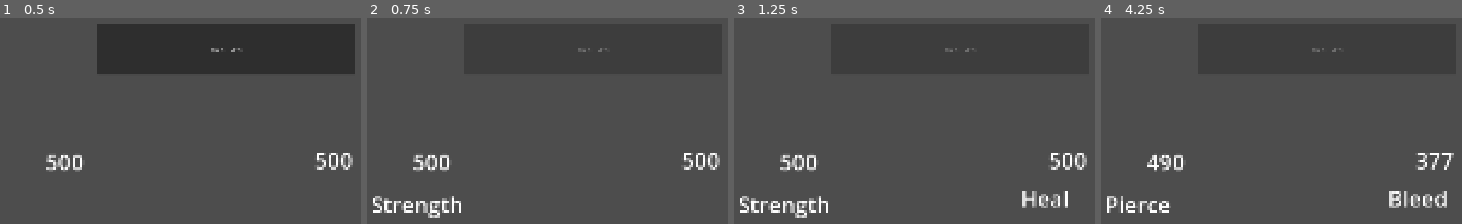
Above: before the commit, frames 1-4 (left to right).
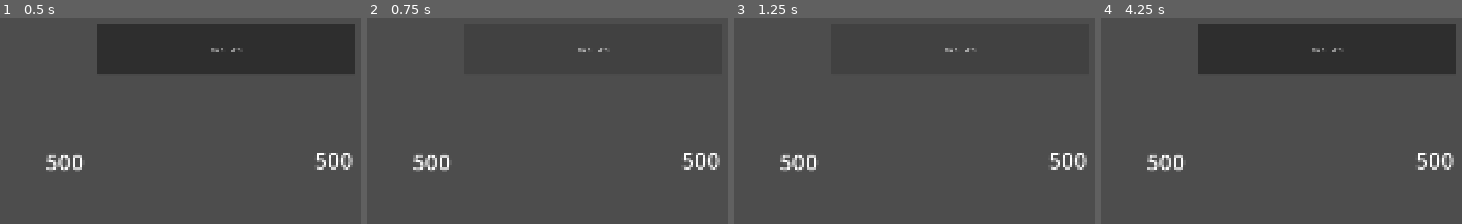
Above: after the commit, the same moments.

Repository: AztecGameLab/LongTermGame10
Game: Godot game, scene res://workspaces/artemis/artemis-main.tscn
The game is run twice, just before and just after one commit, with the same random seed, the same clock (stepped at 60 frames per second) and the same inputs. The project has no main scene, so this scene is started directly.
Inputs (mouse positions are in pixels of both pictures, inside the frame that each line leads up to):
- Up to frame 1 (0.5 s): no input
- Up to frame 2 (0.75 s): click "Run Turn" at 0.5 s
- Up to frame 3 (1.25 s): no input
- Up to frame 4 (4.25 s): tap Enter at 1.25, 3.5 s; move the mouse to (outside the picture) at 1.27 s; hold D 1.28-2 s; tap Z at 1.35 s; click (outside the picture) at 1.42 s; tap Space at 2 s; drag from (1198, 217) to (outside the picture) at 2.02 s; move the mouse to (1436, 96) at 2.77 s; hold D 2.78-3.5 s; tap C at 2.85 s; drag from (outside the picture) to (1119, 129) at 3.52 s

Frame 1 is identical in both runs. In frame 2, 1.1% of the frame differs, in the area x 1-67%, y 14-98%; in frame 3, 1.7%; in frame 4, 2.3%, in the area x 1-98%, y 14-95%.

Commit message:
Implement full/half capacity concentration

Diff:
--- a/resources/status_effects/decoy_concentrate.tres
+++ b/resources/status_effects/decoy_concentrate.tres
@@ -1,10 +1,43 @@
 [gd_resource type="Resource" script_class="ConcentrationStatusEffect" format=3 uid="uid://dslms6qfxsm5p"]
 
-[ext_resource type="Script" uid="uid://dasiej7totk8c" path="res://scripts/status_effects/concentration_status_effect.gd" id="1_1xgjd"]
+[ext_resource type="Script" uid="uid://dasiej7totk8c" path="res://scripts/status_effects/concentration/concentration_status_effect.gd" id="1_1xgjd"]
+[ext_resource type="Script" uid="uid://w6h7oqtjl61k" path="res://scripts/status_effects/status_effect_modifier.gd" id="1_cjx0m"]
+[ext_resource type="Script" uid="uid://c2ci25gmhnb4w" path="res://scripts/status_effects/status_effect_stack.gd" id="2_57boh"]
+[ext_resource type="Script" uid="uid://d0uvf6jnorxpw" path="res://scripts/status_effects/status_effect_trigger.gd" id="3_ci3bw"]
+[ext_resource type="Texture2D" uid="uid://ca04ekf2lfi36" path="res://icon.svg" id="4_xy8y4"]
+
+[sub_resource type="Resource" id="Resource_q31bm"]
+script = ExtResource("2_57boh")
+description = "Coralleine is concentrating on decoy.
+"
+metadata/_graph_x = 600.0
+metadata/_graph_y = 180.0
+metadata/_graph_w = 420.0
+metadata/_graph_h = 180.0
+
+[sub_resource type="Resource" id="Resource_d7bjq"]
+script = ExtResource("2_57boh")
+metadata/_graph_x = 600.0
+metadata/_graph_y = 380.0
+metadata/_graph_w = 420.0
+metadata/_graph_h = 171.0
 
 [resource]
 script = ExtResource("1_1xgjd")
-description = "Coralleine is concentrating on Decoy"
-concentration_label = "decoy"
+full_capacity_stack = SubResource("Resource_q31bm")
+half_capacity_stack = SubResource("Resource_d7bjq")
 name = "Concentration"
+icon = ExtResource("4_xy8y4")
 metadata/_custom_type_script = "uid://dasiej7totk8c"
+metadata/_graph_x = 40.0
+metadata/_graph_y = 160.0
+metadata/_graph_w = 440.0
+metadata/_graph_h = 200.0
+metadata/_external_layouts = {
+"uid://ca04ekf2lfi36": {
+"h": 101.0,
+"w": 149.0,
+"x": 600.0,
+"y": 40.0
+}
+}
--- a/scripts/ability/ability.gd
+++ b/scripts/ability/ability.gd
@@ -1,29 +1,5 @@
-@icon("uid://ds4qxgv6y0gbu")
-extends Resource
+extends BaseAbility
 class_name Ability
-
-enum MoveTargetType {
-	## Targets the character using the move.
-	SELF,
-	## Targets everybody on the battlefield.
-	EVERYONE,
-	## Targets the last character that attacked the character using this move.
-	ATTACKER,
-
-	## Targets a teammate
-	TEAMMATE,
-	## Targets a teammate, but not the character using the move.
-	TEAMMATE_EXCLUDE_SELF,
-	## Targets everyone on the team except for the character using the move.
-	ALL_TEAMMATES_EXCLUDE_SELF,
-	## Targets the entire team of the character using the move.
-	ALL_TEAMMATES,
-
-	## Targets one enemy character.
-	ENEMY,
-	## Targets the entire enemy team.
-	ALL_ENEMIES,
-};
 
 @export var name: String;
 @export_multiline() var description: String;
@@ -31,8 +7,20 @@
 ## What character(s) should be able to be selected when using this move?[br][br]
 ## This is from the perspective of the character using the move,
 ## i.e. "enemy" for the boss would be one of the player's characters.
-@export var move_target_type: MoveTargetType = MoveTargetType.ENEMY;
+@export var move_target_type: BaseAbility.TargetType = BaseAbility.TargetType.ENEMY;
 
 ## The action(s) to take.[br]
 ## For multiple actions you may use a [GroupAction]
 @export var action: Action;
+
+func get_label(source: BattleCharacter) -> String:
+	return name
+
+func get_description(source: BattleCharacter) -> String:
+	return description
+
+func get_target_type(_source: BattleCharacter) -> BaseAbility.TargetType:
+	return move_target_type
+
+func get_action(_source: BattleCharacter) -> Action:
+	return action
--- a/scripts/ability/action/abstracts/target_action.gd
+++ b/scripts/ability/action/abstracts/target_action.gd
@@ -9,7 +9,7 @@
 ## Leave disabled to use the same target.
 @export_custom(PROPERTY_HINT_GROUP_ENABLE, "") var override_target: bool
 ## Applies if overriding the target
-@export var action_target: Ability.MoveTargetType;
+@export var action_target: BaseAbility.TargetType;
 
 func resolve_targets(context: ActionContext) -> Array[BattleCharacter]:
 	if not override_target:
--- /dev/null
+++ b/scripts/ability/base_ability.gd
@@ -0,0 +1,35 @@
+@abstract
+@icon("uid://ds4qxgv6y0gbu")
+extends Resource
+class_name BaseAbility
+
+enum TargetType {
+	## Targets the character using the move.
+	SELF,
+	## Targets everybody on the battlefield.
+	EVERYONE,
+	## Targets the last character that attacked the character using this move.
+	ATTACKER,
+
+	## Targets a teammate
+	TEAMMATE,
+	## Targets a teammate, but not the character using the move.
+	TEAMMATE_EXCLUDE_SELF,
+	## Targets everyone on the team except for the character using the move.
+	ALL_TEAMMATES_EXCLUDE_SELF,
+	## Targets the entire team of the character using the move.
+	ALL_TEAMMATES,
+
+	## Targets one enemy character.
+	ENEMY,
+	## Targets the entire enemy team.
+	ALL_ENEMIES,
+};
+
+@abstract func get_label(source: BattleCharacter) -> String;
+
+@abstract func get_description(source: BattleCharacter) -> String;
+
+@abstract func get_target_type(source: BattleCharacter) -> BaseAbility.TargetType;
+
+@abstract func get_action(source: BattleCharacter) -> Action;
--- /dev/null
+++ b/scripts/ability/concentration_ability.gd
@@ -0,0 +1,28 @@
+extends BaseAbility
+class_name ConcentrationAbility
+
+static func get_character_concentration(character: BattleCharacter, effect: ConcentrationStatusEffect) -> ConcentrationState:
+	var status_effect := character.get_status_effect(effect)
+	var state: ConcentrationState = status_effect.custom_state.get(ConcentrationStatusEffect.CONCENTRATION_STATE_KEY, null)
+	return state
+
+@export var name: String;
+@export_multiline() var description: String;
+
+@export var concentration_effect: ConcentrationStatusEffect;
+
+var can_concentration_be_broken: bool = true
+
+func get_label(_source: BattleCharacter) -> String:
+	return name
+
+func get_description(_source: BattleCharacter) -> String:
+	return description
+
+func get_target_type(_source: BattleCharacter) -> BaseAbility.TargetType:
+	return BaseAbility.TargetType.SELF
+
+func get_action(_source: BattleCharacter) -> Action:
+	var apply_status := ApplyStatusAction.new()
+	apply_status.status_effect = concentration_effect
+	return apply_status
--- a/scripts/battle_logic/battle_character.gd
+++ b/scripts/battle_logic/battle_character.gd
@@ -21,7 +21,7 @@
 signal health_updated(new_health: int)
 signal died()
 
-signal used_ability(ability: Ability, targets: Array[BattleCharacter])
+signal used_ability(ability: BaseAbility, targets: Array[BattleCharacter])
 
 signal status_effect_added(instance: StatusEffectContainer)
 signal status_effect_removed(instance: StatusEffectContainer)
@@ -30,7 +30,7 @@
 
 @export var max_health: int = 50
 
-@export var abilities: Array[Ability]
+@export var abilities: Array[BaseAbility]
 
 # --- Runtime State ---
 
@@ -105,7 +105,7 @@
 # --- Status Effect Management ---
 
 ## Applies a status effect. If already active, delegates reapplication to the effect.
-func add_status_effect(effect: BaseStatusEffect, source: BattleCharacter, stacks: int, max_stacks: int) -> StatusEffectContainer:
+func add_status_effect(effect: BaseStatusEffect, source: BattleCharacter, stacks: int = 1, max_stacks: int = -1) -> StatusEffectContainer:
 	var existing := get_status_effect(effect)
 
 	if existing:
--- a/scripts/battle_logic/battle_manager.gd
+++ b/scripts/battle_logic/battle_manager.gd
@@ -31,25 +31,25 @@
 	healing = target.get_incoming_healing(healing)
 	target.heal(healing, source)
 
-static func get_targets(source: BattleCharacter, source_team: Array[BattleCharacter], target_team: Array[BattleCharacter], move_target_type: Ability.MoveTargetType) -> Array[BattleCharacter]:
+static func get_targets(source: BattleCharacter, source_team: Array[BattleCharacter], target_team: Array[BattleCharacter], move_target_type: BaseAbility.TargetType) -> Array[BattleCharacter]:
 	var targets: Array[BattleCharacter] = []
 	match move_target_type:
-		Ability.MoveTargetType.SELF:
+		BaseAbility.TargetType.SELF:
 			targets = [source]
-		Ability.MoveTargetType.ALL_TEAMMATES:
+		BaseAbility.TargetType.ALL_TEAMMATES:
 			targets = source_team
-		Ability.MoveTargetType.ALL_TEAMMATES_EXCLUDE_SELF:
+		BaseAbility.TargetType.ALL_TEAMMATES_EXCLUDE_SELF:
 			targets = source_team.filter(func(teammate): return teammate != source)
-		Ability.MoveTargetType.ATTACKER:
+		BaseAbility.TargetType.ATTACKER:
 			if source.last_attacker and source.last_attacker.alive:
 				targets = [source.last_attacker]
-		Ability.MoveTargetType.ENEMY:
+		BaseAbility.TargetType.ENEMY:
 			var alive_enemies := target_team.filter(func(enemy): return enemy.alive)
 			if alive_enemies.size() > 0:
 				targets = [alive_enemies.pick_random()]
-		Ability.MoveTargetType.ALL_ENEMIES:
+		BaseAbility.TargetType.ALL_ENEMIES:
 			targets = target_team
-		Ability.MoveTargetType.EVERYONE:
+		BaseAbility.TargetType.EVERYONE:
 			targets.append_array(source_team)
 			targets.append_array(target_team)
 	return targets.filter(func(target): return target and target.alive)
@@ -59,15 +59,15 @@
 	for character in source_team:
 		if not character.alive:
 			continue
-		var ability: Ability = character.abilities.pick_random()
+		var ability: BaseAbility = character.abilities.pick_random()
 		if not ability:
 			print(character.name + " has no abilities and will do nothing.")
 			continue
-		var targets := get_targets(character, source_team, target_team, ability.move_target_type)
+		var targets := get_targets(character, source_team, target_team, ability.get_target_type(character))
 		if targets.size() == 0:
 			print(character.name + " has no valid targets and will do nothing.")
 			continue
-		var action := QueuedAction.new(battle_context, ability.action, character, targets, ability)
+		var action := QueuedAction.new(battle_context, ability.get_action(character), character, targets, ability)
 		actions.append(action)
 	return actions
 
--- a/scripts/battle_logic/queued_action.gd
+++ b/scripts/battle_logic/queued_action.gd
@@ -16,9 +16,9 @@
 
 ## The ability these actions come from, if it is a character's direct turn.
 ## This will be null if it is a reactive action, for instance a revenge when getting hit.
-var ability: Ability = null
+var ability: BaseAbility = null
 
-func _init(p_battle_context: BattleContext, p_action: Action, p_source: BattleCharacter, p_target: Array[BattleCharacter], p_ability: Ability) -> void:
+func _init(p_battle_context: BattleContext, p_action: Action, p_source: BattleCharacter, p_target: Array[BattleCharacter], p_ability: BaseAbility) -> void:
 	battle_context = p_battle_context
 	action = p_action
 	targets = p_target
--- a/scripts/status_effects/base_status_effect.gd
+++ b/scripts/status_effects/base_status_effect.gd
@@ -4,6 +4,8 @@
 class_name BaseStatusEffect
 ## Base class for all status effect types.
 ## Subclasses override only the methods relevant to their behavior.
+
+signal updated
 
 ## The name shown in the hover tooltip.
 @export var name: String
--- /dev/null
+++ b/scripts/status_effects/concentration/concentration_state.gd
@@ -0,0 +1,7 @@
+class_name ConcentrationState
+
+var turns_concentrated = 0;
+
+var full_capacity = true;
+
+var _was_used = true;
--- /dev/null
+++ b/scripts/status_effects/concentration/concentration_status_effect.gd
@@ -0,0 +1,69 @@
+extends BaseStatusEffect
+class_name ConcentrationStatusEffect
+## A status effect that represents a character concentrating on something.
+## This is used for abilities that require concentration, such as channeling or maintaining a buff.
+
+const CONCENTRATION_STATE_KEY := &"concentration"
+
+static func _get_state(container: StatusEffectContainer) -> ConcentrationState:
+	return container.custom_state.get(CONCENTRATION_STATE_KEY)
+
+static func _set_state(container: StatusEffectContainer, state: ConcentrationState) -> void:
+	container.custom_state.set(CONCENTRATION_STATE_KEY, state)
+
+static func _erase_state(container: StatusEffectContainer) -> void:
+	container.custom_state.erase(CONCENTRATION_STATE_KEY)
+
+@export var full_capacity_stack: StatusEffectStack
+
+@export var half_capacity_stack: StatusEffectStack
+
+## The chance that this concentration will break when the character is hurt.
+@export_range(0.0, 1.0, 0.05) var break_chance: float = 0.5
+
+func get_effect_description(container: StatusEffectContainer) -> String:
+	var state := _get_state(container)
+	var stack: StatusEffectStack = full_capacity_stack if state.full_capacity else half_capacity_stack
+	return stack.description
+
+func on_applied(container: StatusEffectContainer) -> void:
+	var state := ConcentrationState.new()
+	_set_state(container, state)
+
+func on_reapplied(container: StatusEffectContainer, _stacks: int, _max_stacks: int) -> void:
+	var state: ConcentrationState = _get_state(container)
+	state._was_used = true
+
+func on_removed(container: StatusEffectContainer) -> void:
+	_erase_state(container)
+
+func modify_value(field: StatusEffectModifier.Field, value: float, container: StatusEffectContainer) -> float:
+	var modified_value := value
+	var field_modifiers := _get_modifiers(field, container)
+	for modifier in field_modifiers:
+		modified_value = modifier.modify_value(modified_value)
+	return modified_value
+
+func _get_modifiers(field: StatusEffectModifier.Field, container: StatusEffectContainer) -> Array[StatusEffectModifier]:
+	var state := _get_state(container)
+	var stack: StatusEffectStack = full_capacity_stack if state.full_capacity else half_capacity_stack
+	return stack.modifiers.filter(func(m): return m.modifier_field == field);
+
+func run_triggers(type: StatusEffectTrigger.Type, container: StatusEffectContainer) -> void:
+	var state: ConcentrationState = _get_state(container)
+	if not state:
+		return
+	var stack: StatusEffectStack = full_capacity_stack if state.full_capacity else half_capacity_stack
+	for trigger in stack.triggers:
+		if trigger.trigger_type == type and trigger.action:
+			await trigger.action.run(ActionContext.new(null, container.target, container.battle, container.source, container))
+
+	if type == StatusEffectTrigger.Type.ON_TURN_END:
+		if state.full_capacity != state._was_used:
+			state.full_capacity = state._was_used
+			state._was_used = false
+			updated.emit()
+
+func on_damage_received(_context: AttackContext, container: StatusEffectContainer) -> void:
+	if RNG.chance(break_chance):
+		_context.target.remove_status_effect_instance(container)
--- a/scripts/status_effects/concentration_status_effect.gd
+++ /dev/null
@@ -1,31 +0,0 @@
-extends BaseStatusEffect
-class_name ConcentrationStatusEffect
-## A status effect that represents a character concentrating on something.
-## This is used for abilities that require concentration, such as channeling or maintaining a buff.
-
-## This is the "key" that is used to track
-## the state of the character's concentration.
-## [br]This should be unique.
-@export var concentration_label: String
-
-## The description of the effect for the hover tooltip.
-@export_multiline var description: String
-
-func get_effect_description(_container: StatusEffectContainer) -> String:
-	return description
-
-func on_applied(container: StatusEffectContainer) -> void:
-	if not concentration_label:
-		push_warning("No concentration label set for " + get_effect_name(container))
-
-	# FIXME: For now, just setting to "true". However, any dict or class can
-	# be put here when the system is more defined.
-	container.custom_state.set(concentration_label, true)
-
-func on_removed(container: StatusEffectContainer) -> void:
-	if not concentration_label:
-		push_warning("No concentration label set for " + get_effect_name(container))
-
-	# FIXME: For now, just setting to "true". However, any dict or class can
-	# be put here when the system is more defined.
-	container.custom_state.erase(concentration_label)
--- a/workspaces/artemis/artemis-main.tscn
+++ b/workspaces/artemis/artemis-main.tscn
@@ -2,25 +2,23 @@
 
 [ext_resource type="Script" uid="uid://cbi33r5foad57" path="res://scripts/battle_logic/battle_manager.gd" id="1_f6buf"]
 [ext_resource type="Script" uid="uid://c2dcuh7wij0sh" path="res://scripts/battle_logic/battle_character.gd" id="1_ha2wl"]
-[ext_resource type="Script" uid="uid://ny1mjfoo1mqc" path="res://scripts/ability/ability.gd" id="2_dq3ge"]
 [ext_resource type="Script" uid="uid://doviul66xwvvb" path="res://workspaces/artemis/health_label.gd" id="3_dq3ge"]
-[ext_resource type="Resource" uid="uid://b6mlqpxywhb6g" path="res://resources/abilities/heal.tres" id="3_lhvlb"]
+[ext_resource type="Resource" uid="uid://b6mlqpxywhb6g" path="res://resources/abilities/umi/heal.tres" id="3_lhvlb"]
+[ext_resource type="Script" uid="uid://d1o5abfusku1j" path="res://scripts/ability/base_ability.gd" id="3_ra02i"]
 [ext_resource type="Resource" uid="uid://c71y0pm2tt1g" path="res://resources/abilities/fortune/pierce/pierce_1.tres" id="4_lhvlb"]
-[ext_resource type="Resource" uid="uid://bnv8ckim477pc" path="res://resources/abilities/strength.tres" id="6_vmnyc"]
-[ext_resource type="Resource" uid="uid://y06qhqwsm5s3" path="res://resources/abilities/burn.tres" id="7_ra02i"]
-[ext_resource type="Resource" uid="uid://sg2oek573oja" path="res://resources/abilities/bleed.tres" id="8_6onex"]
+[ext_resource type="Resource" uid="uid://bnv8ckim477pc" path="res://resources/abilities/fortune/strength.tres" id="6_vmnyc"]
+[ext_resource type="Resource" uid="uid://y06qhqwsm5s3" path="res://resources/abilities/umi/burn.tres" id="7_sbfs0"]
+[ext_resource type="Resource" uid="uid://sg2oek573oja" path="res://resources/abilities/fortune/bleed.tres" id="8_6onex"]
 [ext_resource type="Script" uid="uid://b1qn3ek7b7ps4" path="res://workspaces/artemis/turn_label.gd" id="8_h88bq"]
 
-[node name="Node2D" type="Node2D" unique_id=217755439 node_paths=PackedStringArray("player_team", "boss_team")]
+[node name="Node2D" type="Node2D" unique_id=217755439]
 script = ExtResource("1_f6buf")
-player_team = [NodePath("Player")]
-boss_team = [NodePath("Boss")]
 
 [node name="Player" type="Node2D" parent="." unique_id=1941574995]
 position = Vector2(561, 471)
 script = ExtResource("1_ha2wl")
 max_health = 500
-abilities = Array[ExtResource("2_dq3ge")]([ExtResource("4_lhvlb"), ExtResource("4_lhvlb"), ExtResource("4_lhvlb"), ExtResource("3_lhvlb"), ExtResource("6_vmnyc"), ExtResource("7_ra02i")])
+abilities = Array[ExtResource("3_ra02i")]([ExtResource("4_lhvlb"), ExtResource("4_lhvlb"), ExtResource("4_lhvlb"), ExtResource("3_lhvlb"), ExtResource("6_vmnyc"), ExtResource("7_sbfs0")])
 metadata/_custom_type_script = "uid://c2dcuh7wij0sh"
 
 [node name="Health" type="Label" parent="Player" unique_id=1181677918]
@@ -43,7 +41,7 @@
 position = Vector2(1240, 456)
 script = ExtResource("1_ha2wl")
 max_health = 500
-abilities = Array[ExtResource("2_dq3ge")]([ExtResource("3_lhvlb"), ExtResource("8_6onex")])
+abilities = Array[ExtResource("3_ra02i")]([ExtResource("3_lhvlb"), ExtResource("8_6onex")])
 metadata/_custom_type_script = "uid://c2dcuh7wij0sh"
 
 [node name="Health" type="Label" parent="Boss" unique_id=2042712014]
--- /dev/null
+++ b/workspaces/artemis/concentrating.tres
@@ -0,0 +1,23 @@
+[gd_resource type="Resource" script_class="ConcentrationAbility" format=3 uid="uid://c52juwpfxw4vq"]
+
+[ext_resource type="Resource" uid="uid://dslms6qfxsm5p" path="res://resources/status_effects/decoy_concentrate.tres" id="1_f0ktl"]
+[ext_resource type="Script" uid="uid://fe5c3bvlmltj" path="res://scripts/ability/concentration_ability.gd" id="1_qu883"]
+
+[resource]
+script = ExtResource("1_qu883")
+name = "Concentration"
+description = "Concentrate on something."
+concentration_effect = ExtResource("1_f0ktl")
+metadata/_custom_type_script = "uid://fe5c3bvlmltj"
+metadata/_graph_x = -80.0
+metadata/_graph_y = 60.0
+metadata/_graph_w = 460.0
+metadata/_graph_h = 240.0
+metadata/_external_layouts = {
+"uid://dslms6qfxsm5p": {
+"h": 70.0,
+"w": 379.0,
+"x": 504.5,
+"y": 125.5
+}
+}
--- a/workspaces/artemis/turn_label.gd
+++ b/workspaces/artemis/turn_label.gd
@@ -12,7 +12,7 @@
 	timer.timeout.connect(_on_timeout)
 	add_child(timer)
 
-func _on_character_used_ability(ability: Ability, _targets: Array[BattleCharacter]) -> void:
+func _on_character_used_ability(ability: BaseAbility, _targets: Array[BattleCharacter]) -> void:
 	text = ability.name
 	timer.start()
 
Not shown, changed: addons/ability_editor/editor/graph_editor.gd
Not shown, changed: addons/ability_editor/editor/node_type_registry.gd
Not shown, changed: addons/ability_editor/editor/port_types.gd
Not shown, changed: addons/ability_editor/plugin.gd
Not shown, added: scripts/ability/base_ability.gd.uid
Not shown, added: scripts/ability/concentration_ability.gd.uid
Not shown, added: scripts/status_effects/concentration/concentration_state.gd.uid
Renamed: scripts/status_effects/concentration_status_effect.gd.uid -> scripts/status_effects/concentration/concentration_status_effect.gd.uid
Not shown: 1 places in workspaces/artemis/demo_ability.tres that only renumber resources
